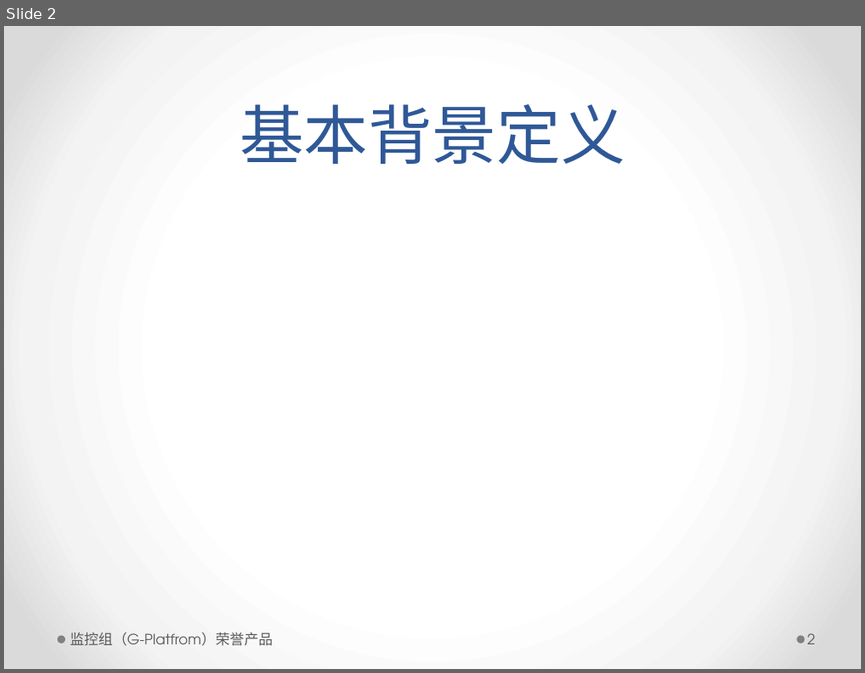
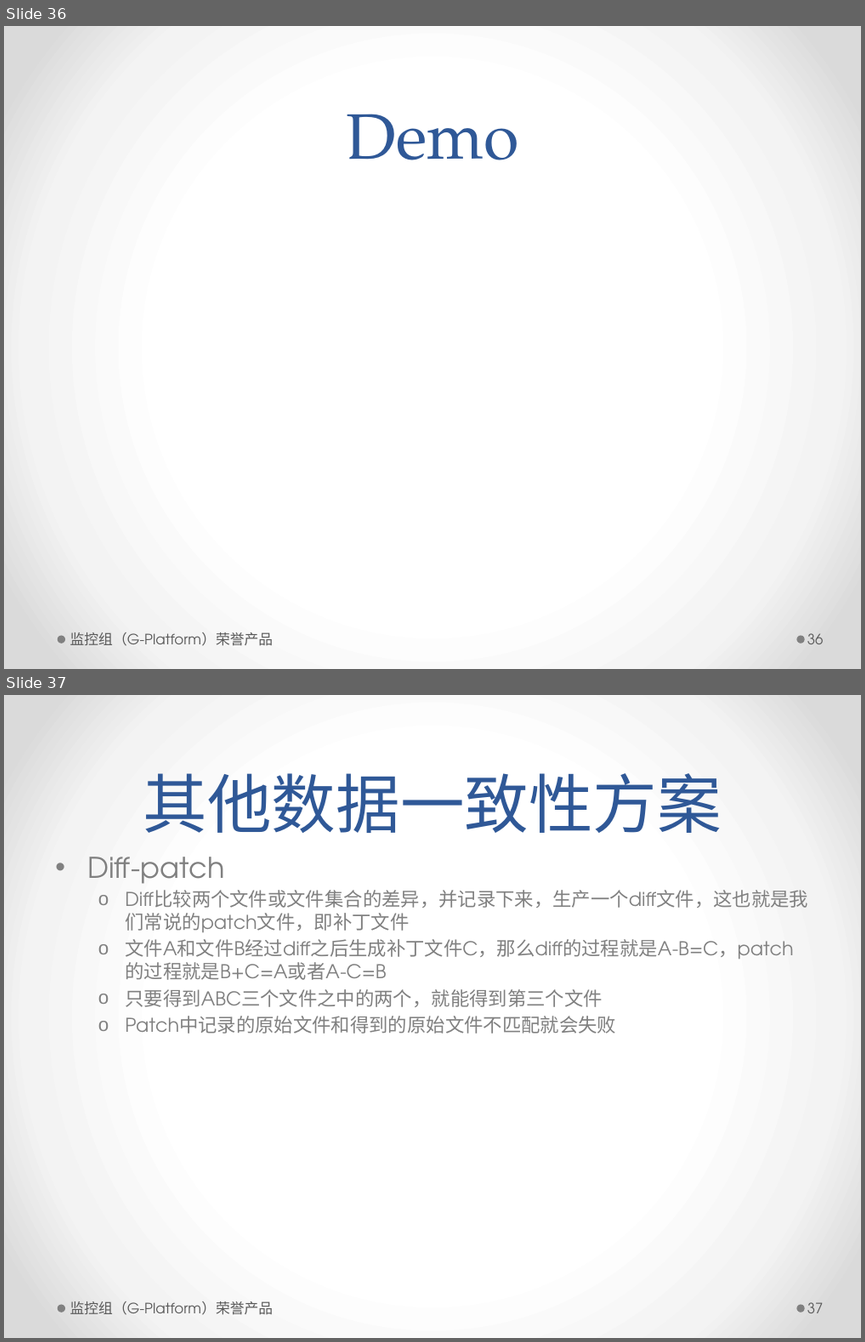
Before and after one commit to ccnt/ccntdb.core.algorithm, a slide deck: Algorithm/文档/ccntDB分布式数据库一致性问题.pptx. Shown one above the other, each under a label of ours: slide 2 before the commit, slides 36 and 37 after it. The pictures are 865x673 and 865x1342 pixels, drawn with LibreOffice and Linux fonts; fonts in the diff are those of the drawing. Boxes give left, top, right and bottom in pixels: in the first picture for what was removed or moved away, otherwise in the second. Text is boxed around its words. In the diff, an @@ line names an element or a change of style, - is before the commit and + after.

```diff
--- a/Algorithm/文档/ccntDB分布式数据库一致性问题.pptx
+++ b/Algorithm/文档/ccntDB分布式数据库一致性问题.pptx
@@ slide 37 added at bbox=[4, 695, 861, 1338], background gradient #FFFFFF to #F4F4F4 to #DADADA; not listed: 2 template elements that a slide beside it also shows @@
@@ title added at bbox=[143, 773, 721, 833], 54 pt, text #2F5897 @@
+其他数据一致性方案
@@ text added at bbox=[87, 857, 808, 1033], 16 pt, text #808080 @@
+• Diff-patch
+  o Diff比较两个文件或文件集合的差异，并记录下来，生产一个diff文件，这也就是我们常说的patch文件，即补丁文件
+  o 文件A和文件B经过diff之后生成补丁文件C，那么diff的过程就是A-B=C，patch的过程就是B+C=A或者A-C=B
+  o 只要得到ABC三个文件之中的两个，就能得到第三个文件
+  o Patch中记录的原始文件和得到的原始文件不匹配就会失败
@@ text added at bbox=[70, 1301, 273, 1315], 12 pt, text #595959 @@
+监控组（G-Platform）荣誉产品
@@ page number added at bbox=[807, 1302, 823, 1313], 12 pt, text #595959 @@
+37
@@ what was slide 2 is now slide 36 @@
@@ slide 36 changed as well @@
@@ title at bbox=[347, 114, 519, 160]: text changed @@
-基本背景定义
+Demo
@@ text at bbox=[70, 632, 273, 646]: text changed @@
-监控组（G-Platfrom）荣誉产品
+监控组（G-Platform）荣誉产品
@@ page number at bbox=[807, 633, 823, 644]: text changed @@
-2
+36
```
Also in this commit, not shown: 9 other slides changed, 28 other slides added.
